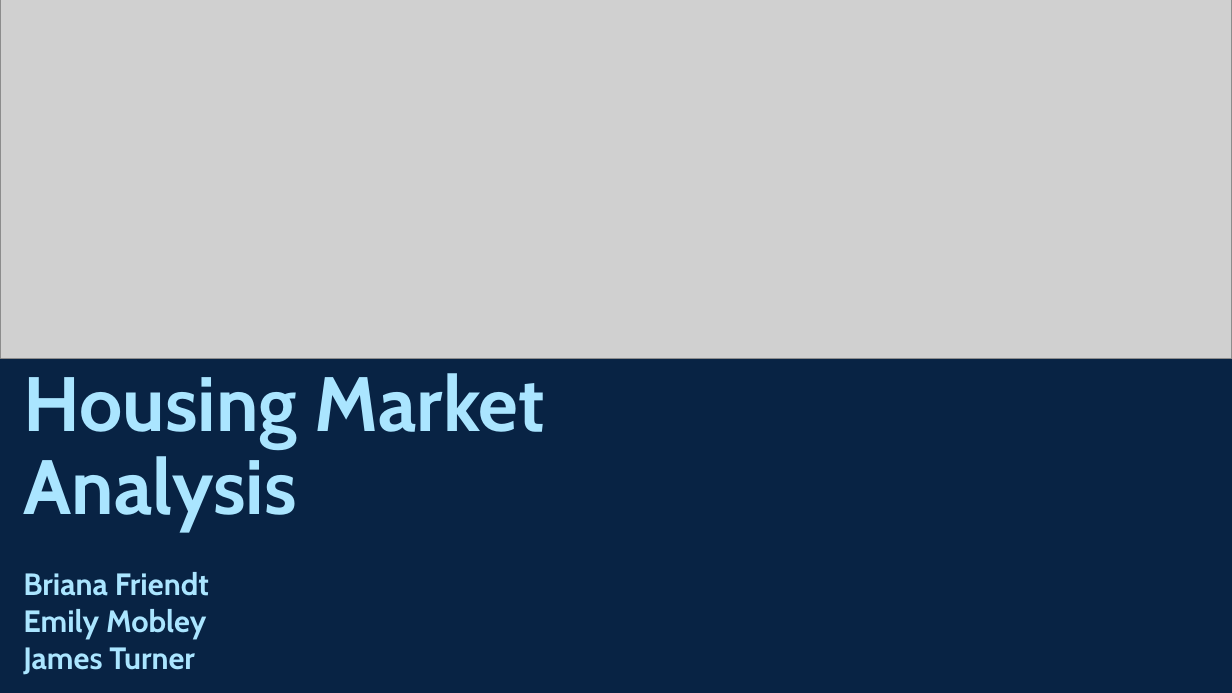
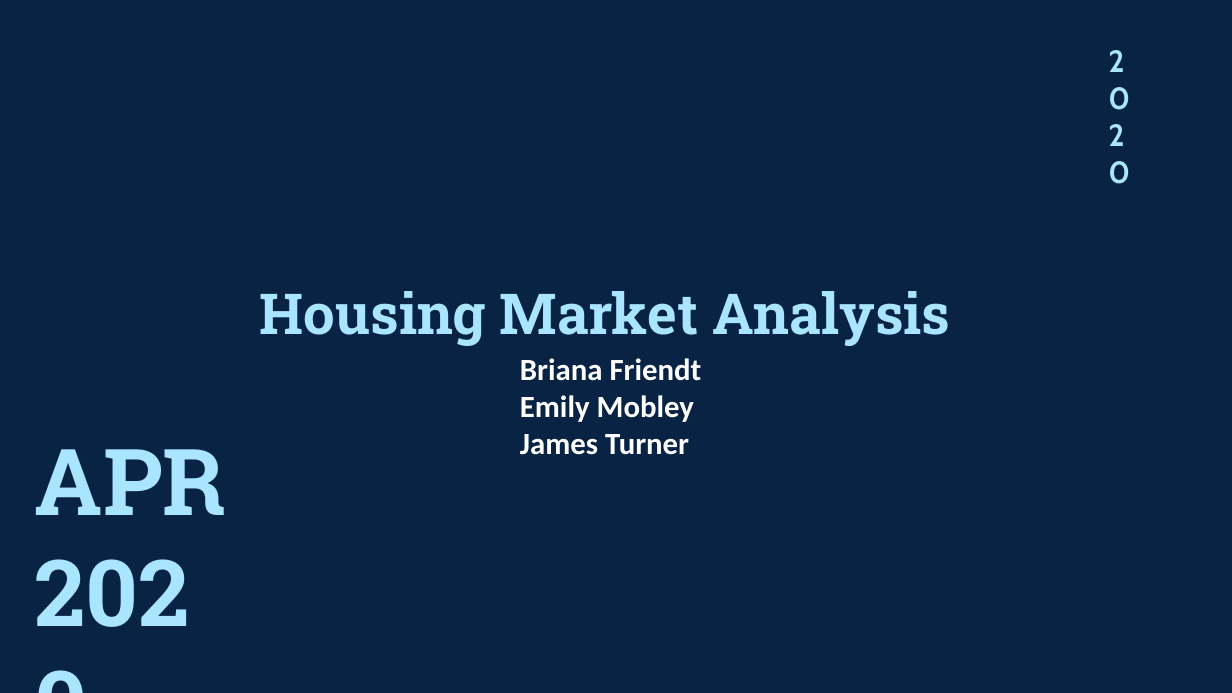
Before and after one commit to emobes22/project-one, a slide deck: slide 1 of Zillow_Powerpoint.pptx. Drawn at 1232x693 pixels with LibreOffice and Linux fonts; fonts in the diff are those of the drawing; grey boxes stand for pictures. Boxes give left, top, right and bottom in pixels: in the first picture for what was removed or moved away, otherwise in the second. Text is boxed around its words. In the diff, an @@ line names an element or a change of style, - is before the commit and + after.

```diff
--- a/Zillow_Powerpoint.pptx
+++ b/Zillow_Powerpoint.pptx
@@ picture removed at <box>0,0,1232,359</box> @@
@@ text added at <box>1108,50,1130,184</box>, 24 pt, text #AAE5FF, bold @@
+2
+0
+2
+0
@@ text "Housing Market Analysis": place and size @@
-text "Housing Market Analysis" at <box>23,373,545,531</box>
+text "Housing Market Analysis" at <box>260,291,950,346</box>
@@ text "Housing Market Analysis" at <box>260,291,950,346</box>: size 60 to 44 pt, font Cabin to Roboto Slab; line spacing 0.9 to 1; vertical alignment bottom to top @@
@@ text "Briana Friendt": place and size @@
-text "Briana Friendt" at <box>23,572,209,675</box>
+text "Briana Friendt" at <box>520,358,702,455</box>
@@ text at <box>520,358,702,381</box>: font Cabin to Calibri, text colour #AAE5FF to #FFFFFF in "Briana Friendt" @@
@@ text at <box>520,395,694,455</box>: text changed; font Cabin to Calibri; text colour #AAE5FF to #FFFFFF @@
-Emily Mobley
-James Turner
+Emily Mobley
+James Turner
@@ text added at <box>35,449,226,515</box>, 72 pt, text #AAE5FF, bold @@
+APR
+2020
```
Also in this commit, not shown: 1 other slide changed, 12 slides added, 14 slides removed.
